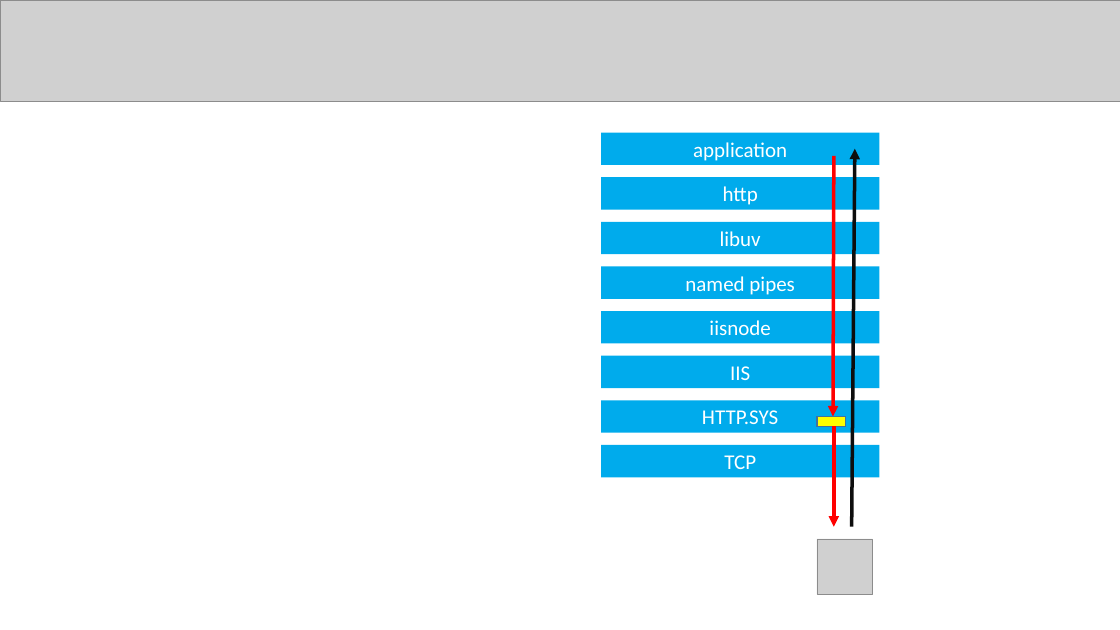
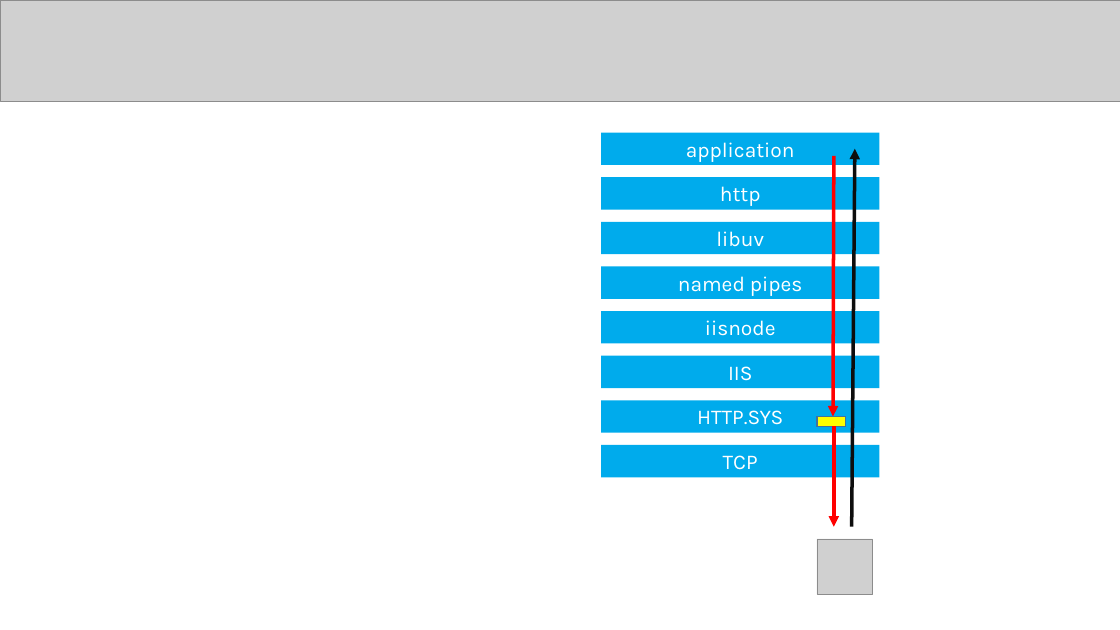
Before and after one commit to badescuga/NodeJsDemo, a slide deck: slide 23 of slidedeck/slides.pptx (slide 15 before the commit). Drawn at 1120x630 pixels with LibreOffice and Linux fonts; fonts in the diff are those of the drawing; grey boxes stand for pictures. Boxes give left, top, right and bottom in pixels: in the first picture for what was removed or moved away, otherwise in the second. Text is boxed around its words. In the diff, an @@ line names an element or a change of style, - is before the commit and + after.

```diff
--- a/slidedeck/slides.pptx
+++ b/slidedeck/slides.pptx
@@ font Calibri to Karla in 8 elements at (602,133,880,166), (602,177,880,210), (602,222,880,255), (602,266,880,299), (602,311,880,344), (602,355,880,388), (602,401,880,434), (602,445,880,478) @@
```
Also in this commit, not shown: 6 other slides changed, 10 slides added, 2 slides removed.
